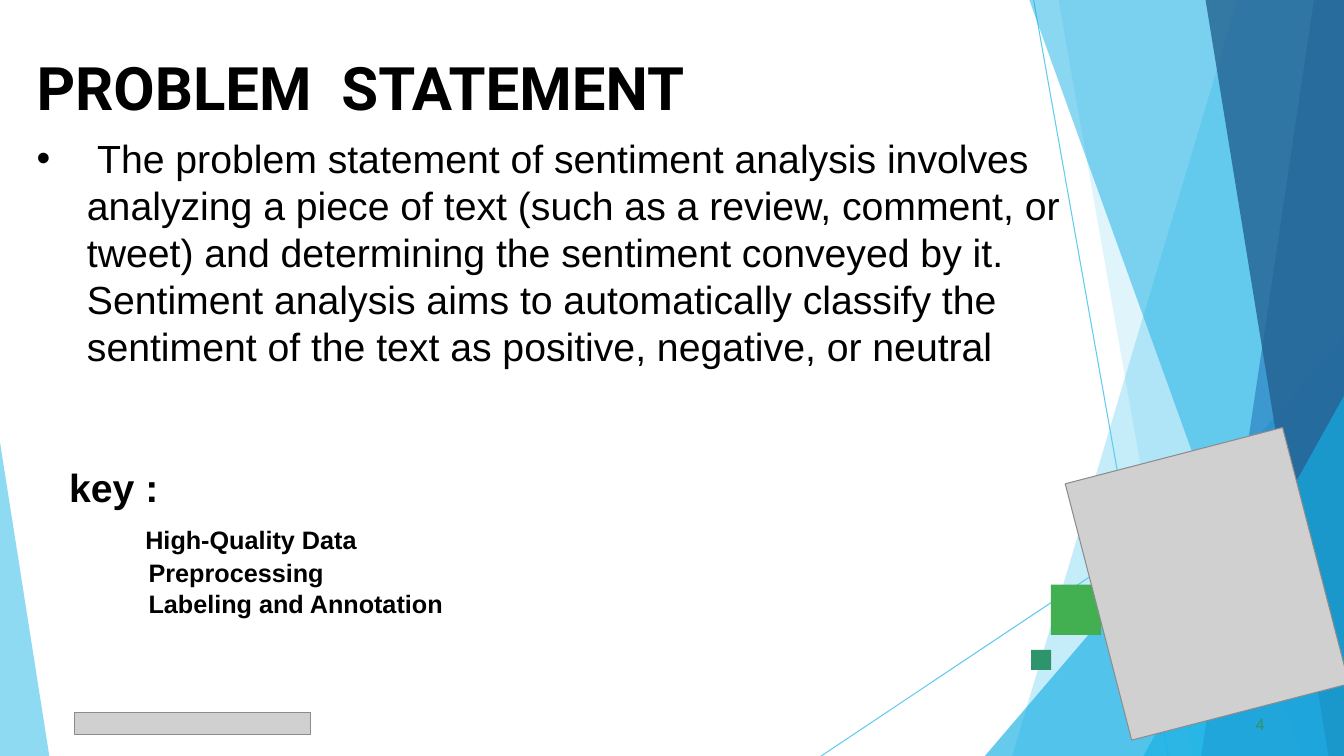
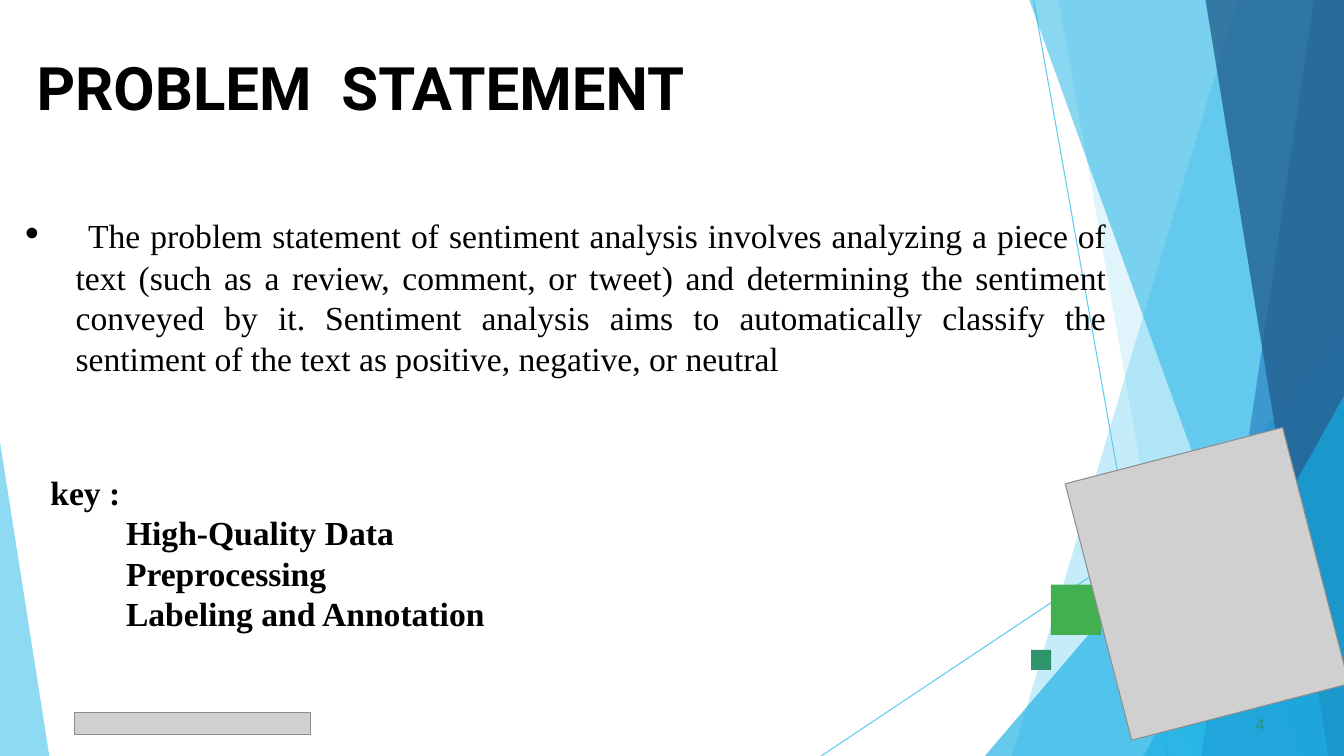
Before and after one commit to sivasthruthi-27/siva-nm, a slide deck: slide 4 of siva nm project.pptx. Drawn at 1344x756 pixels with LibreOffice and Linux fonts; fonts in the diff are those of the drawing; grey boxes stand for pictures. Boxes give left, top, right and bottom in pixels: in the first picture for what was removed or moved away, otherwise in the second. Text is boxed around its words. In the diff, an @@ line names an element or a change of style, - is before the commit and + after.

```diff
--- a/siva nm project.pptx
+++ b/siva nm project.pptx
@@ text "The problem statement of sentiment ..." moved from (x1=69, y1=144, x2=1060, y2=618) to (x1=50, y1=224, x2=1106, y2=633) @@
@@ text "The problem statement of sentiment ..." at (x1=50, y1=224, x2=1106, y2=633): size 28 to 24 pt in "The problem statement of sentiment analysis involves ...", "key :"; font Arial to Times New Roman; size 18 to 24 pt in "High-Quality Data", "Preprocessing", "Labeling and Annotation"; alignment left to justified @@
```
Also in this commit, not shown: 4 other slides changed.
